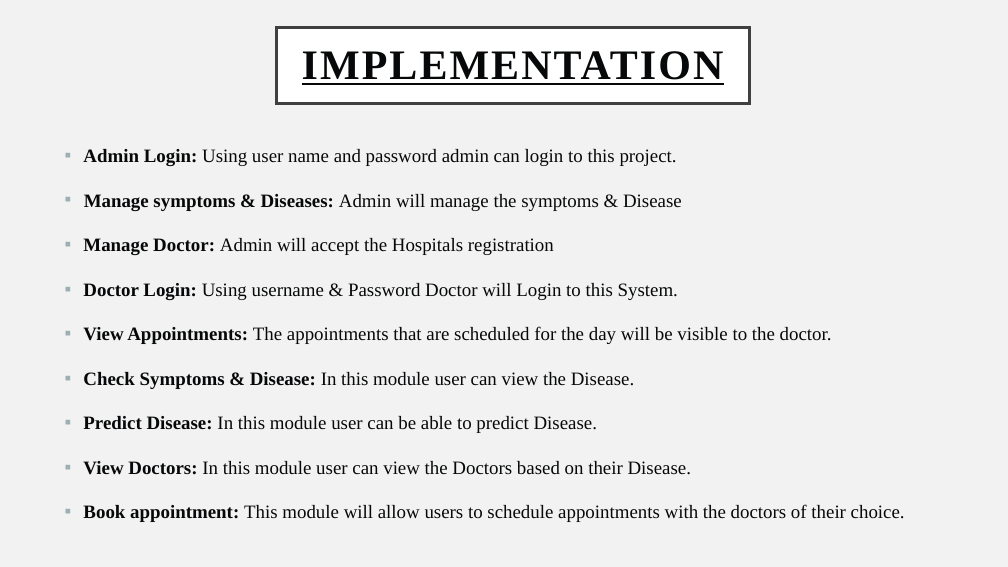
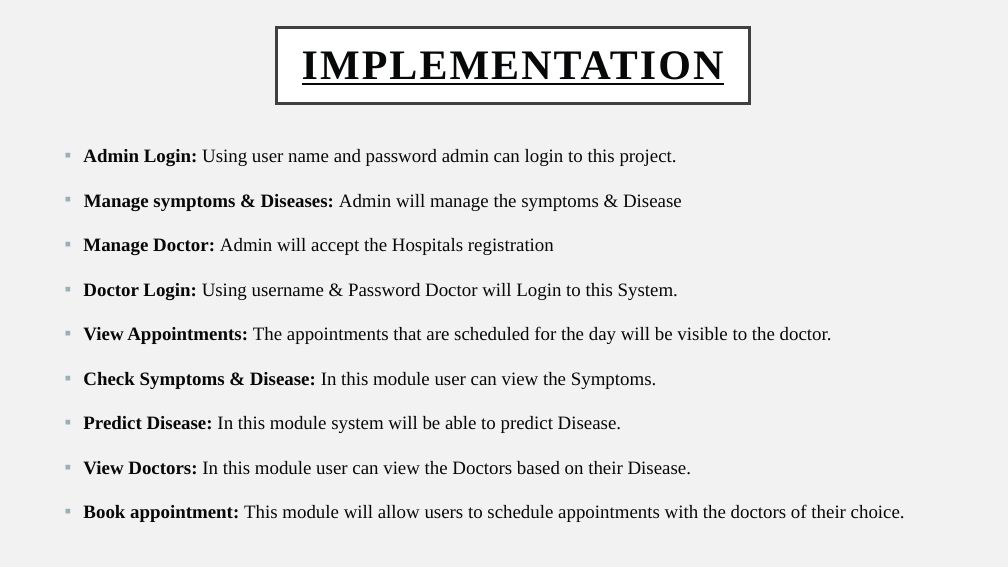
Before and after one commit to SHREYASX07/diseaseprediction-doctorrecommendation, a slide deck: slide 15 of Dpdr ppt.pptx. Drawn at 1008x567 pixels with LibreOffice and Linux fonts; fonts in the diff are those of the drawing. Boxes give left, top, right and bottom in pixels: in the first picture for what was removed or moved away, otherwise in the second. Text is boxed around its words. In the diff, an @@ line names an element or a change of style, - is before the commit and + after.

```diff
--- a/Dpdr ppt.pptx
+++ b/Dpdr ppt.pptx
@@ text at bbox=[83, 372, 657, 433]: text changed @@
-▪ Check Symptoms & Disease: In this module user can view the Disease.
-▪ Predict Disease: In this module user can be able to predict Disease.
+▪ Check Symptoms & Disease: In this module user can view the Symptoms.
+▪ Predict Disease: In this module system will be able to predict Disease.
```
Also in this commit, not shown: 16 other slides changed, 2 other files.
